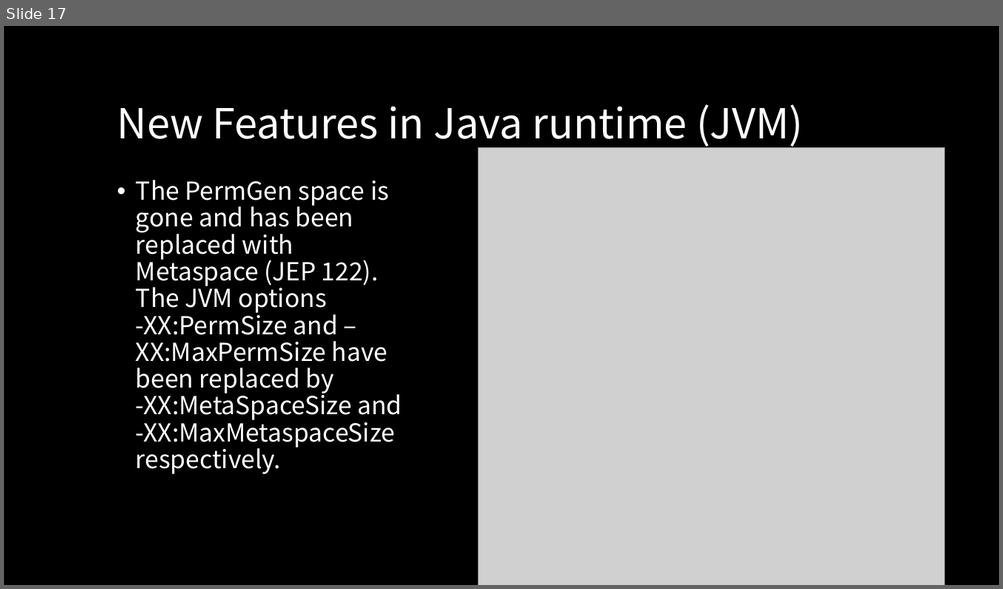
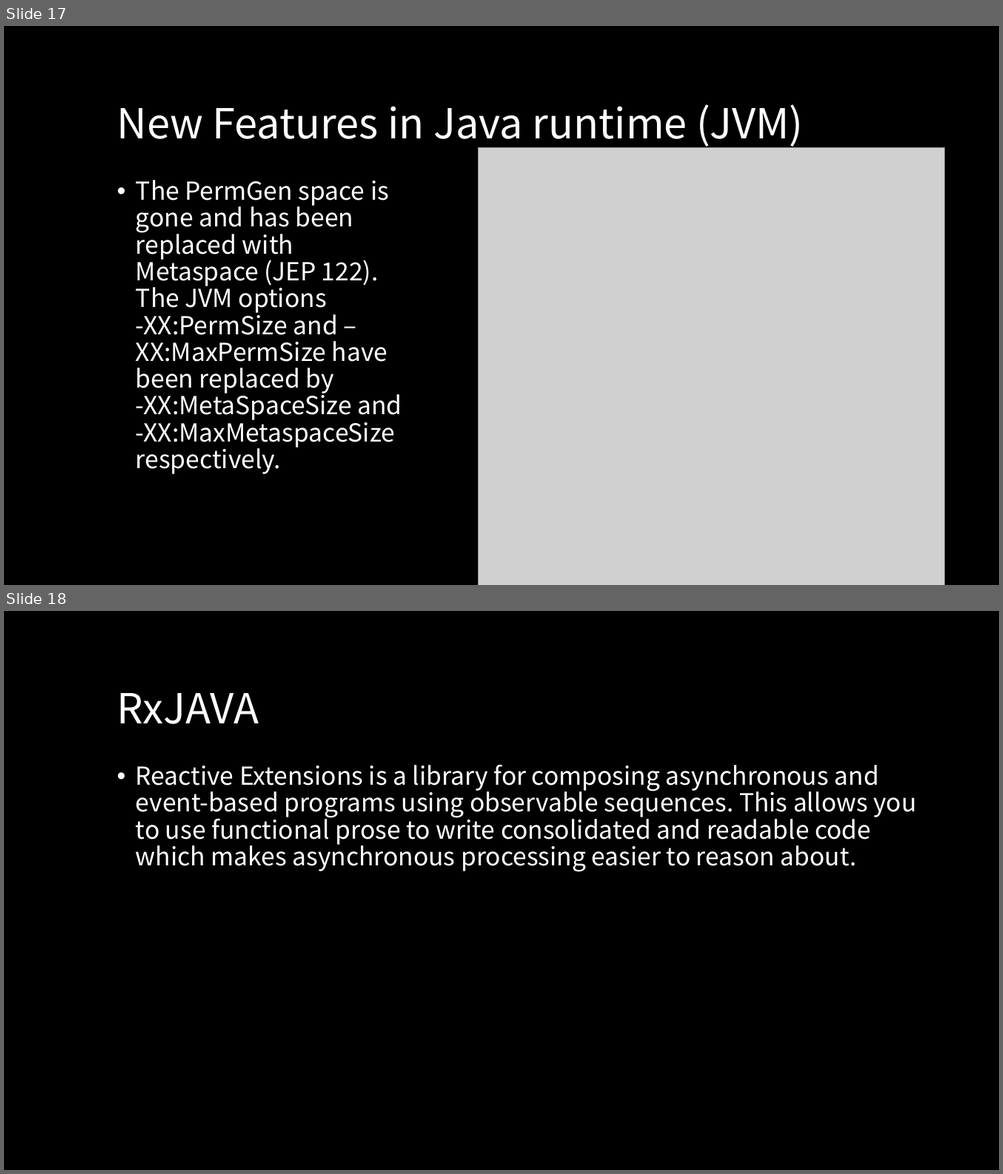
Before and after one commit to darlingtld/java8TS, a slide deck: src/main/resources/JAVA 8 Introduction.pptx. Shown one above the other, each under a label of ours: slide 17 before the commit, slides 17 and 18 after it. The pictures are 1003x589 and 1003x1174 pixels, drawn with LibreOffice and Linux fonts; fonts in the diff are those of the drawing; grey boxes stand for pictures; background and template pictures are left out. Boxes give left, top, right and bottom in pixels: in the first picture for what was removed or moved away, otherwise in the second. Text is boxed around its words. In the diff, an @@ line names an element or a change of style, - is before the commit and + after.

Commit message:
java 8 introduction

```diff
--- a/src/main/resources/JAVA 8 Introduction.pptx
+++ b/src/main/resources/JAVA 8 Introduction.pptx
@@ slide 18 added at (x1=4, y1=611, x2=999, y2=1170), background picture (left out) @@
@@ title added at (x1=117, y1=693, x2=259, y2=724), 40 pt, text #CCE8CF @@
+RxJAVA
@@ text added at (x1=136, y1=765, x2=916, y2=872), 24 pt, text #CCE8CF @@
+• Reactive Extensions is a library for composing asynchronous and event-based programs using observable sequences. This allows you to use functional prose to write consolidated and readable code which makes asynchronous processing easier to reason about.
```
Also in this commit, not shown: 24 other files.
